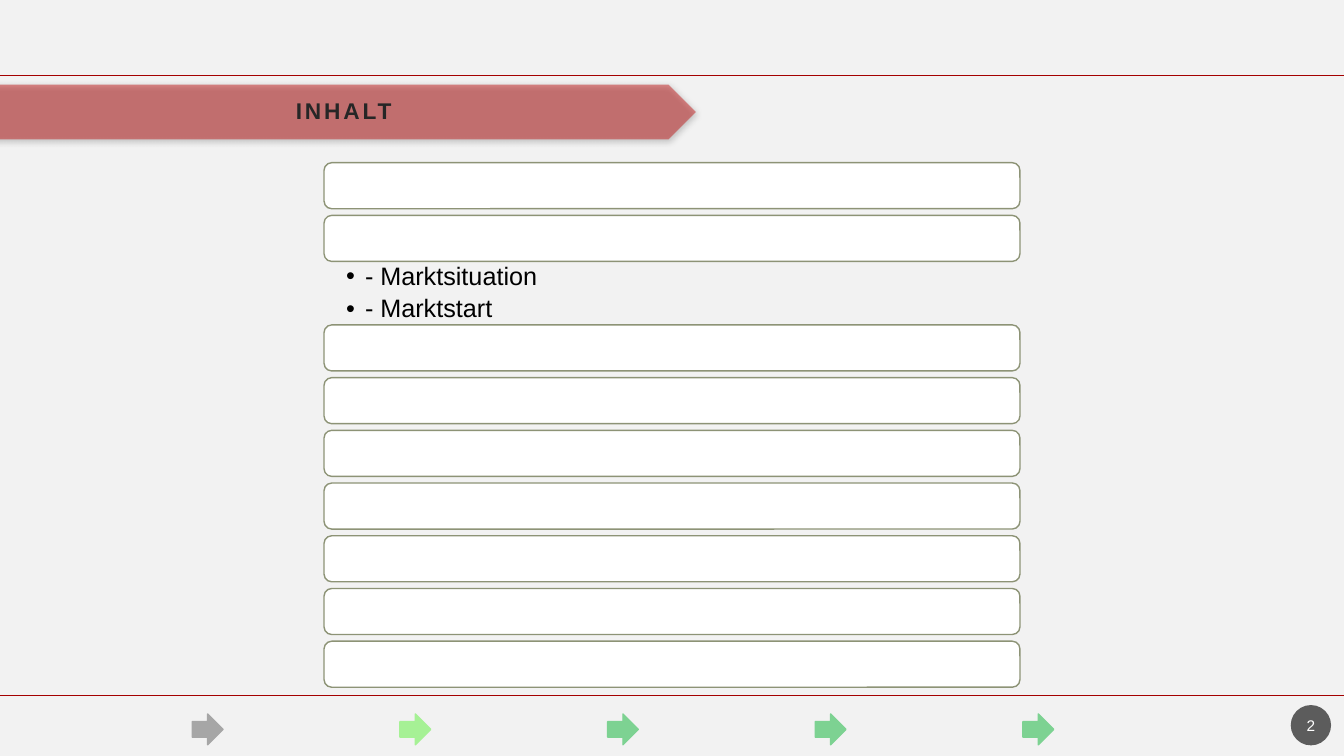
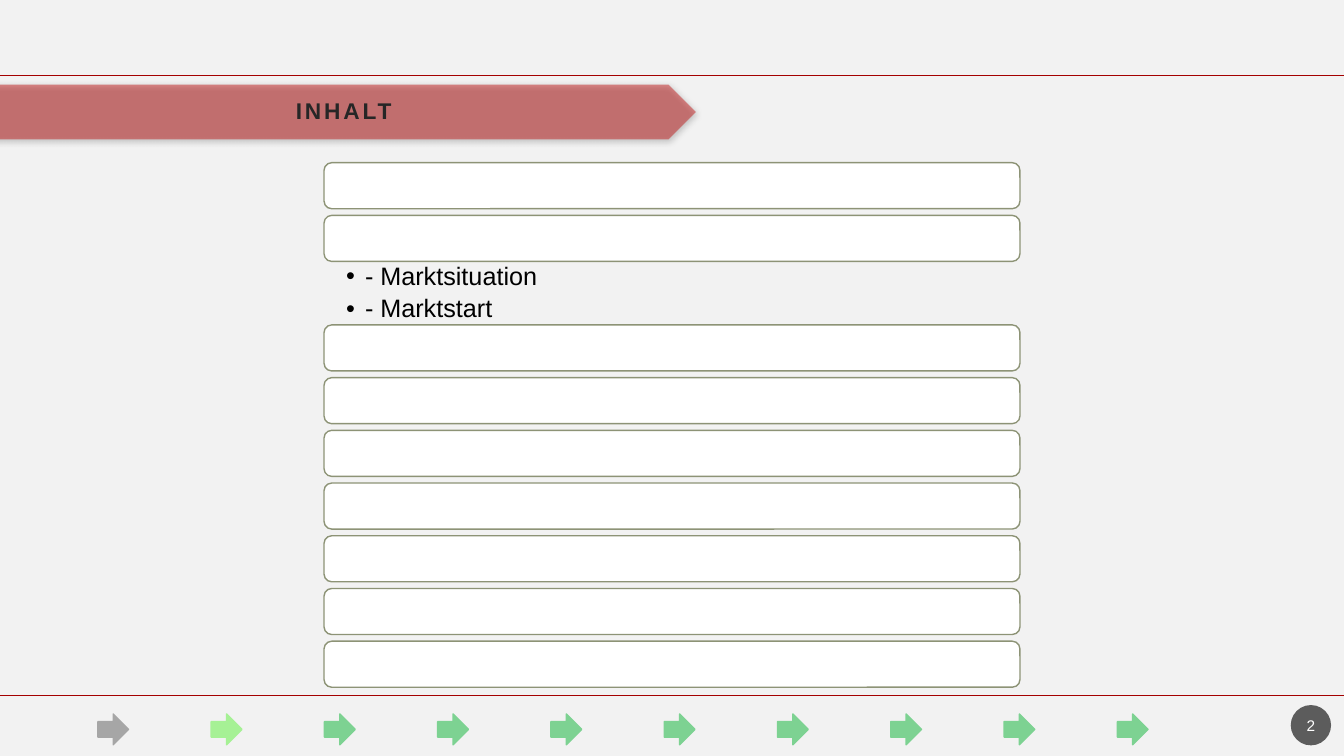
Before and after one commit to havrazO/Angular-Vortrag, a slide deck: slide 2 of vortrag/präsentation/entwurf/angular.pptm. Drawn at 1344x756 pixels with LibreOffice and Linux fonts; fonts in the diff are those of the drawing; background and template pictures are left out. Boxes give left, top, right and bottom in pixels: in the first picture for what was removed or moved away, otherwise in the second. Text is boxed around its words. In the diff, an @@ line names an element or a change of style, - is before the commit and + after.

```diff
--- a/vortrag/präsentation/entwurf/angular.pptm
+++ b/vortrag/präsentation/entwurf/angular.pptm
@@ right arrow: place and size @@
-right arrow at [193,714,224,745]
+right arrow at [98,714,129,745]
@@ right arrow: place and size @@
-right arrow at [400,714,432,745]
+right arrow at [211,714,242,745]
@@ right arrow: place and size @@
-right arrow at [608,714,639,745]
+right arrow at [664,714,696,745]
@@ right arrow: place and size @@
-right arrow at [816,714,847,745]
+right arrow at [777,714,809,745]
@@ right arrow: place and size @@
-right arrow at [1023,714,1055,745]
+right arrow at [1004,714,1035,745]
@@ group added at [325,714,1148,745]: 5 right arrows @@
```
Also in this commit, not shown: 2 other slides changed, 12 slides added, 2 slides removed, 2 other files.
